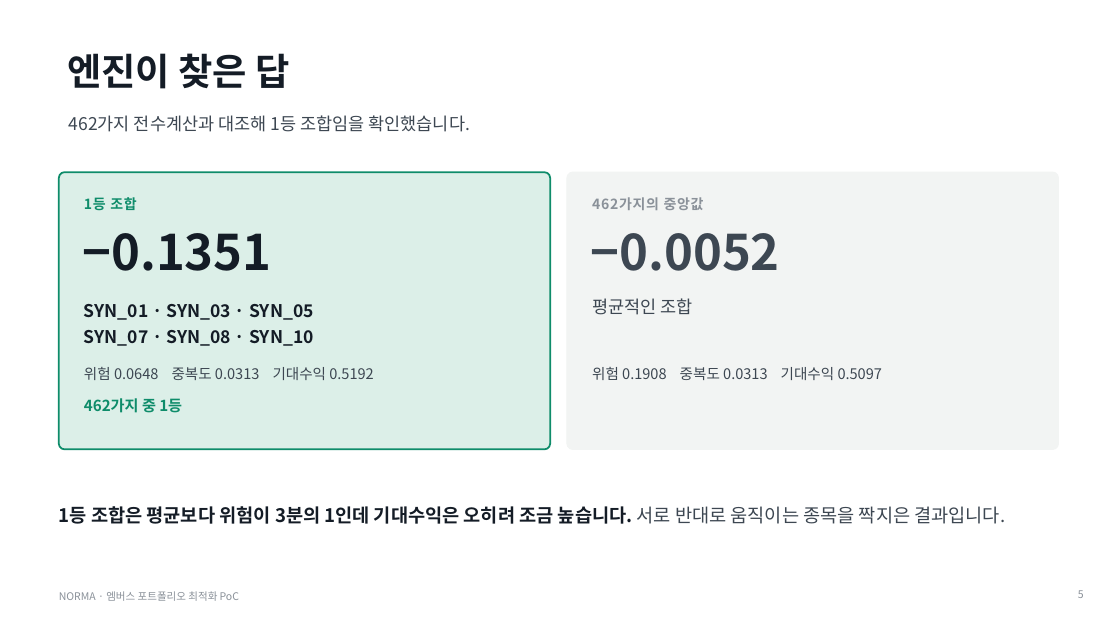
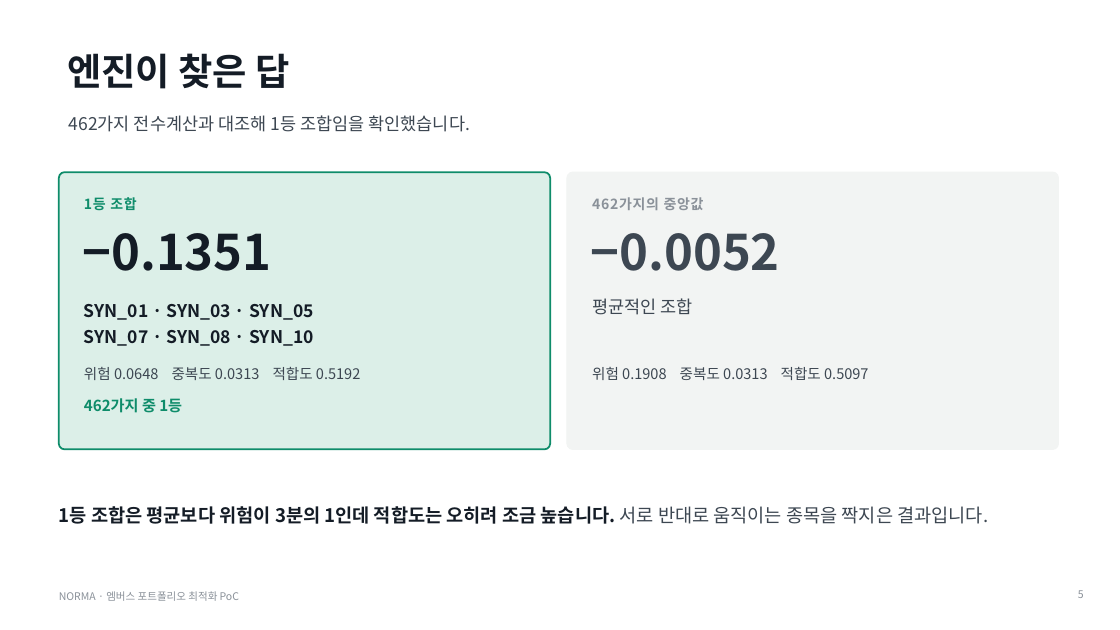
Before and after one commit to 202155570/norma-qaoa, a slide deck: slide 5 of docs/qaoa_partner_briefing.pptx. Drawn at 1120x630 pixels with LibreOffice and Linux fonts; fonts in the diff are those of the drawing. Boxes give left, top, right and bottom in pixels: in the first picture for what was removed or moved away, otherwise in the second. Text is boxed around its words. In the diff, an @@ line names an element or a change of style, - is before the commit and + after.

```diff
--- a/docs/qaoa_partner_briefing.pptx
+++ b/docs/qaoa_partner_briefing.pptx
@@ text at <box>84,367,360,380</box>: text changed @@
-위험 0.0648 중복도 0.0313 기대수익 0.5192
+위험 0.0648 중복도 0.0313 적합도 0.5192
@@ text at <box>592,367,868,380</box>: text changed @@
-위험 0.1908 중복도 0.0313 기대수익 0.5097
+위험 0.1908 중복도 0.0313 적합도 0.5097
@@ text at <box>59,506,988,524</box>: text changed @@
-1등 조합은 평균보다 위험이 3분의 1인데 기대수익은 오히려 조금 높습니다. 서로 반대로 움직이는 종목을 짝지은 결과입니다.
+1등 조합은 평균보다 위험이 3분의 1인데 적합도는 오히려 조금 높습니다. 서로 반대로 움직이는 종목을 짝지은 결과입니다.
```
Also in this commit, not shown: 2 other slides changed, 2 other files.
